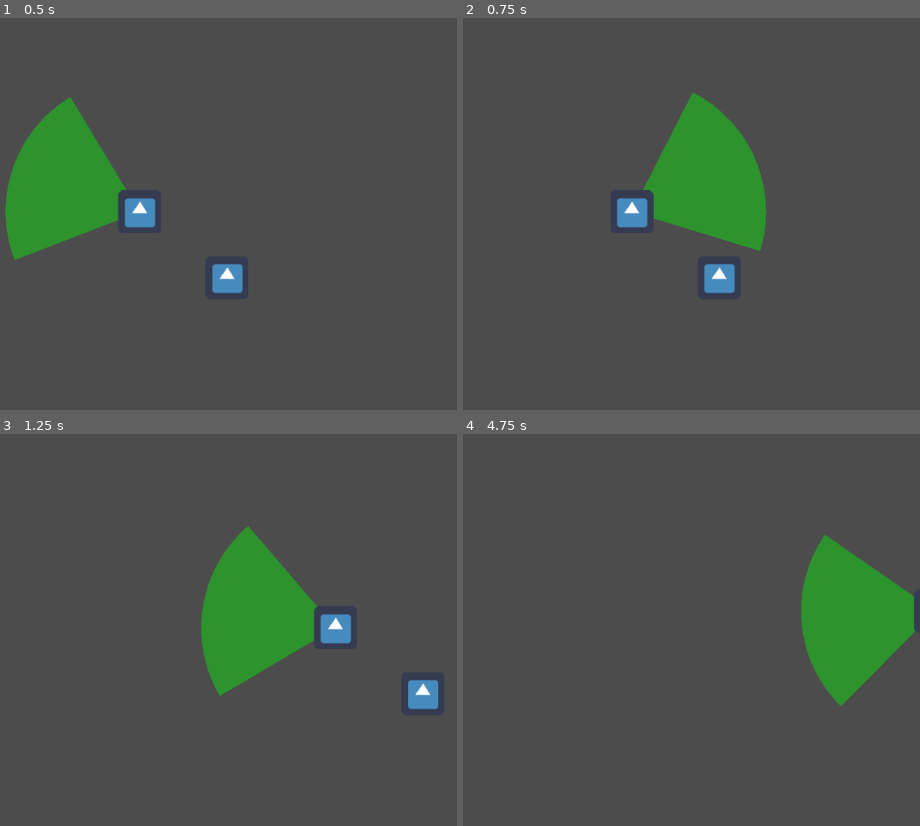
Above: before the commit, frames 1-4 (two rows, left to right).
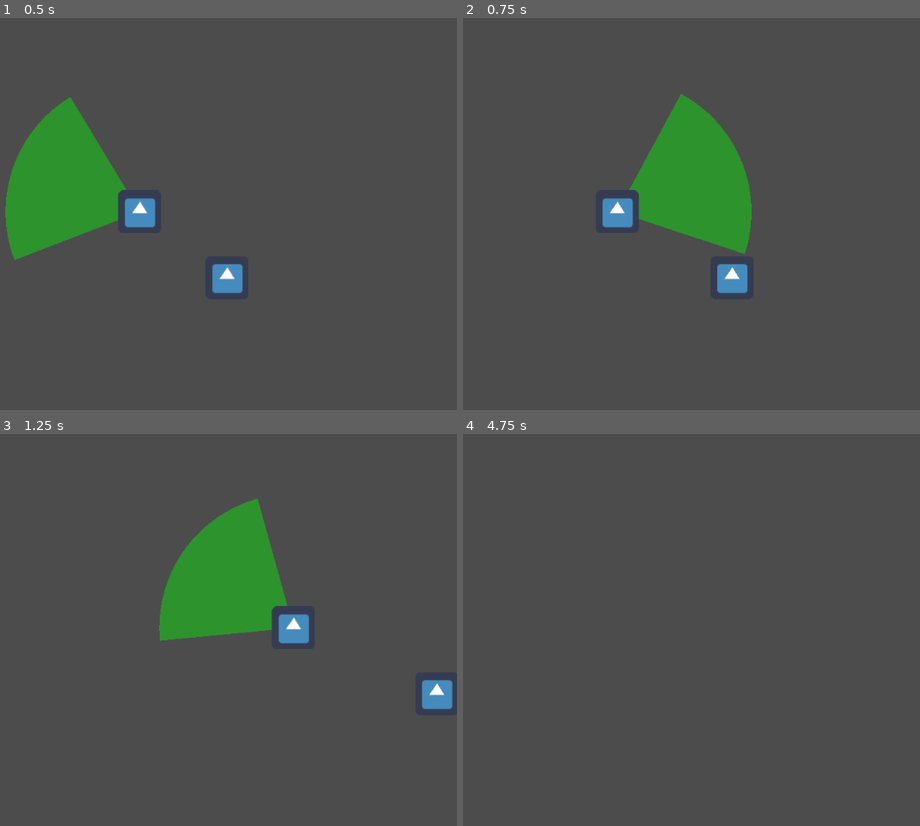
Above: after the commit, the same moments.

Repository: Gawfre/gdruntag
Game: Godot game, scene res://World.tscn
Two runs of this game, one before a commit and one after it. Both use one fixed random seed, a clock stepped at 60 frames per second and the inputs below. The engine's default icon, where the game draws it, is replaced by a stand-in: a white triangle on a blue panel in a dark square.
Inputs (mouse positions are in pixels of both pictures, inside the frame that each line leads up to):
- Up to frame 1 (0.5 s): no input
- Up to frame 2 (0.75 s): tap Enter at 0.5 s; move the mouse to (728, 190) at 0.52 s; hold Right (ui_right) from 0.53 s (still down)
- Up to frame 3 (1.25 s): keep holding Right (ui_right)
- Up to frame 4 (4.75 s): move the mouse to (outside the picture) at 1.27 s; release Right (ui_right) at 1.28 s; hold Down (ui_down) 1.28-2.03 s; move the mouse to (645, 535) at 2.02 s; hold Right (ui_right) 2.03-2.78 s; tap Space at 2.75, 4.25 s; move the mouse to (540, 704) at 2.77 s; hold Up (ui_up) 2.78-3.53 s; tap Enter at 3.5 s; move the mouse to (782, 684) at 3.52 s; hold Left (ui_left) from 3.53 s (still down); move the mouse to (outside the picture) at 4.27 s

Frame 1 is identical in both runs. In frame 2, 3.5% of the frame differs, in the area x 30-67%, y 18-71%; in frame 3, 7.7%, in the area x 34-100%, y 16-71%; in frame 4, 6.8%.

Commit message:
Implementation of seeters and getter for acceleration and speed for player, update values for both Seeker and Hider

Diff:
--- a/Player.gd
+++ b/Player.gd
@@ -1,8 +1,17 @@
 extends KinematicBody2D
 
 var MAX_SPEED = 500
-var ACCELERATION = 2000
+var ACCELERATION = 2000 setget ACCELERATION_set, ACCELERATION_get
 var motion = Vector2.ZERO
+
+func ACCELERATION_set(new_value):
+	ACCELERATION = new_value
+
+
+func ACCELERATION_get():
+	return ACCELERATION
+
+
 
 func _physics_process(delta):
 	var axis = get_input_axis()
--- a/PlayerHider.gd
+++ b/PlayerHider.gd
@@ -1,11 +1,19 @@
 extends "res://Player.gd"
 
+var ACCELERATIONHIDER = 3000
+var MAX_SPEEDHIDER = 500
 var pos = Vector2()
 var direction = Vector2()
 
 func _ready():
 	set_physics_process(true)
 
+
+func _init():
+	.ACCELERATION_set(ACCELERATIONHIDER)
+
+
+
 func _physics_process(_delta):
 	var Player = get_tree().get_root().get_node("./Root/PlayerSeeker")
 	direction = (position - Player.position).normalized()
--- a/PlayerSeeker.gd
+++ b/PlayerSeeker.gd
@@ -6,6 +6,14 @@
 
 var direction = Vector2()
 var draw_color = GREEN
+var ACCELERATIONSEEKER = 1000
+var MAX_SPEEDSEEKER = 500
+
+
+func _init():
+	.ACCELERATION_set(ACCELERATIONSEEKER)
+
+
 
 # Drawing the FOV
 const RED = Color(1.0, 0, 0, 0.4)
